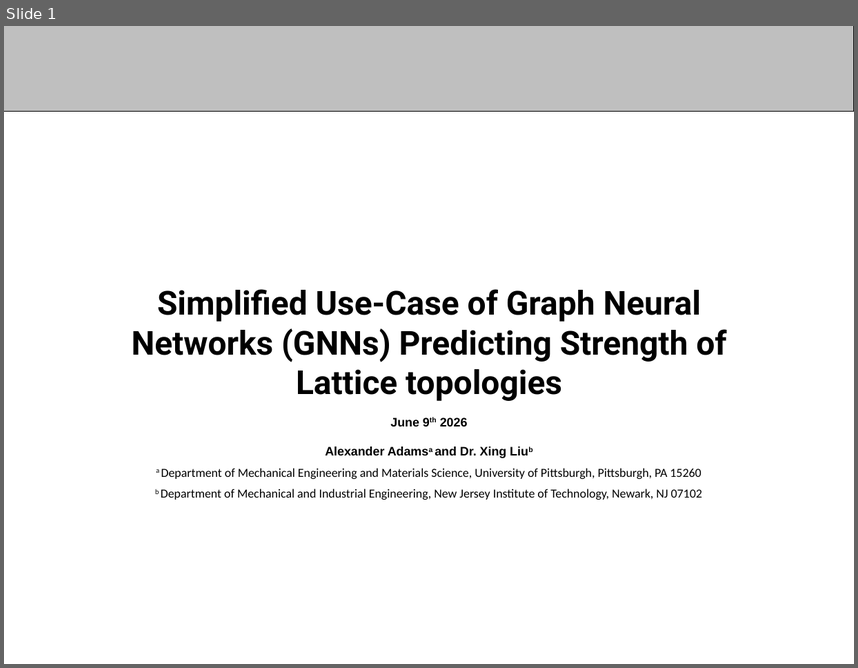
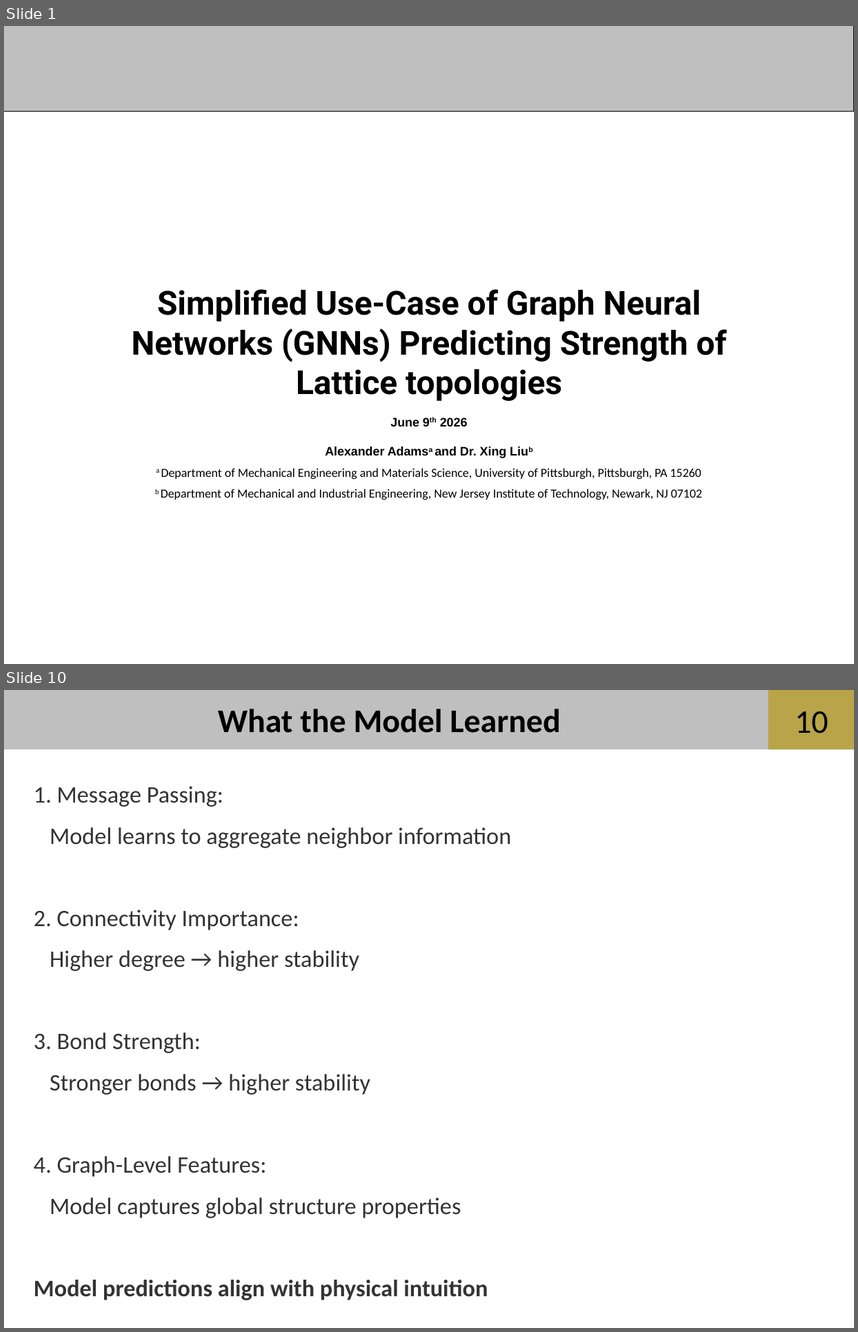
Before and after one commit to aadams2006/NSF-REU-Summer-26, a slide deck: powerpoints/6-2 REU - Copy.pptx. Shown one above the other, each under a label of ours: slide 1 before the commit, slides 1 and 10 after it; the slides between them are not shown. The pictures are 858x668 and 858x1332 pixels, drawn with LibreOffice and Linux fonts; fonts in the diff are those of the drawing; background and template pictures are left out. Boxes give left, top, right and bottom in pixels: in the first picture for what was removed or moved away, otherwise in the second. Text is boxed around its words. In the diff, an @@ line names an element or a change of style, - is before the commit and + after.

```diff
--- a/powerpoints/6-2 REU - Copy.pptx
+++ b/powerpoints/6-2 REU - Copy.pptx
@@ slide 10 added at (4,690,854,1328), background #FFFFFF; not listed: 2 template elements that a slide beside it also shows @@
@@ text added at (218,709,560,733), 28 pt, text #000000, bold @@
+What the Model Learned
@@ page number added at (795,711,828,733), 28 pt, text #000000 @@
+10
@@ text added at (34,786,511,1300), 20 pt, text #333333 @@
+1. Message Passing:
+Model learns to aggregate neighbor information
+2. Connectivity Importance:
+Higher degree → higher stability
+3. Bond Strength:
+Stronger bonds → higher stability
+4. Graph-Level Features:
+Model captures global structure properties
+Model predictions align with physical intuition
```
Also in this commit, not shown: 11 other slides added, 4 slides removed.
